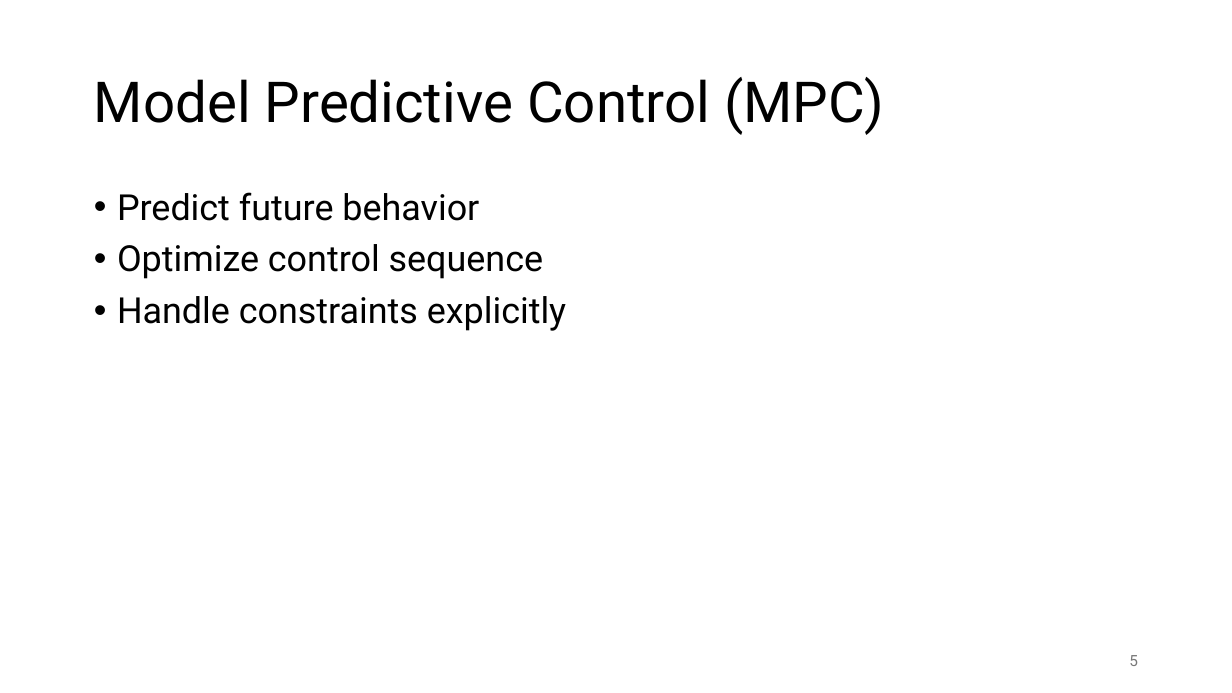
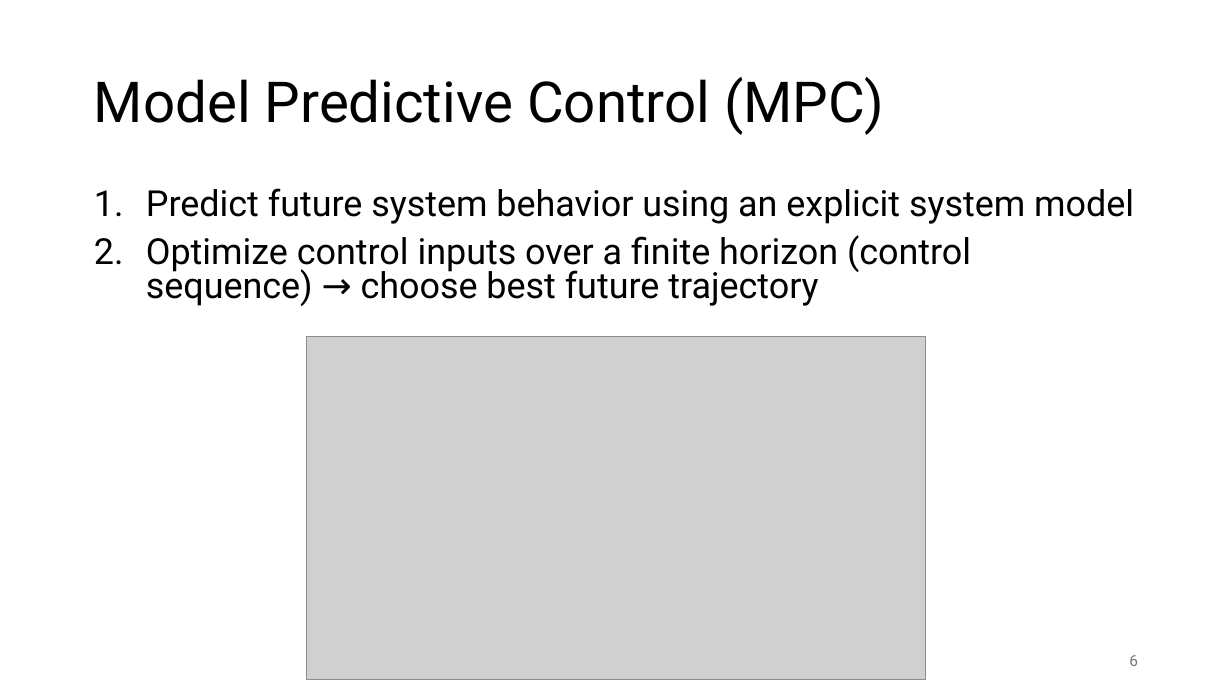
Before and after one commit to FelixWick/control_engineering, a slide deck: slide 6 of slides/8_advanced_control.pptx (slide 5 before the commit). Drawn at 1232x693 pixels with LibreOffice and Linux fonts; fonts in the diff are those of the drawing; grey boxes stand for pictures. Boxes give left, top, right and bottom in pixels: in the first picture for what was removed or moved away, otherwise in the second. Text is boxed around its words. In the diff, an @@ line names an element or a change of style, - is before the commit and + after.

Commit message:
advanced control

```diff
--- a/slides/8_advanced_control.pptx
+++ b/slides/8_advanced_control.pptx
@@ text at (146, 188, 1134, 306): text changed @@
-• Predict future behavior
-• Optimize control sequence
-• Handle constraints explicitly
+1. Predict future system behavior using an explicit system model
+2. Optimize control inputs over a finite horizon (control sequence) → choose best future trajectory
@@ picture added at (307, 336, 926, 679) @@
```
Also in this commit, not shown: 2 other slides changed, 12 slides added, 3 slides removed, 3 other files.
